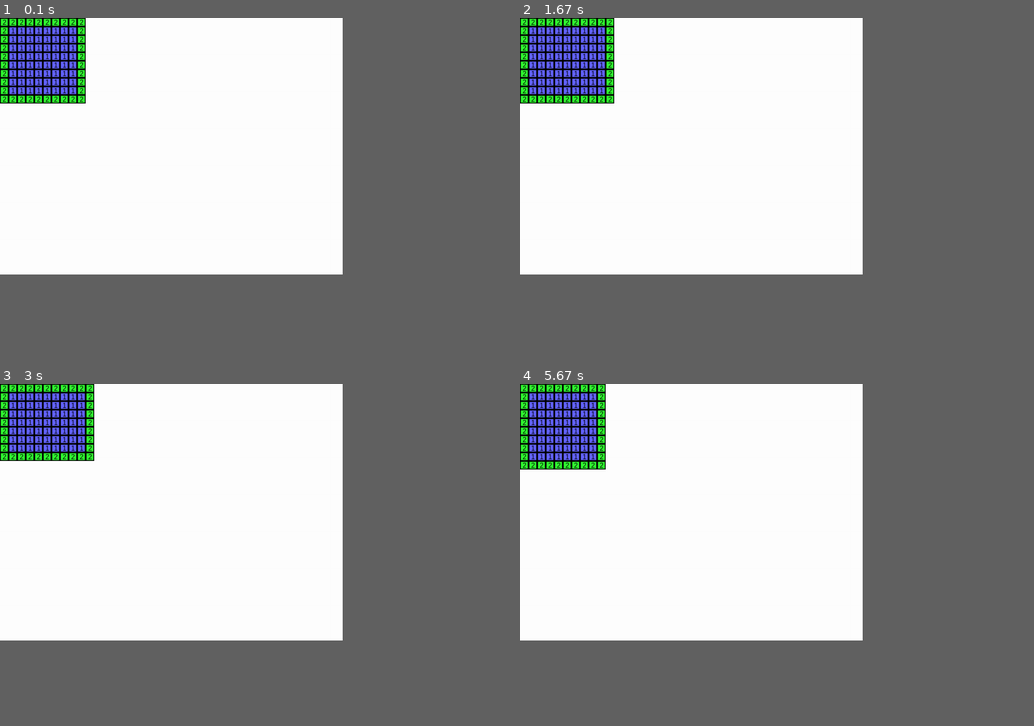
Above: before the commit, frames 1-4 (two rows, left to right).
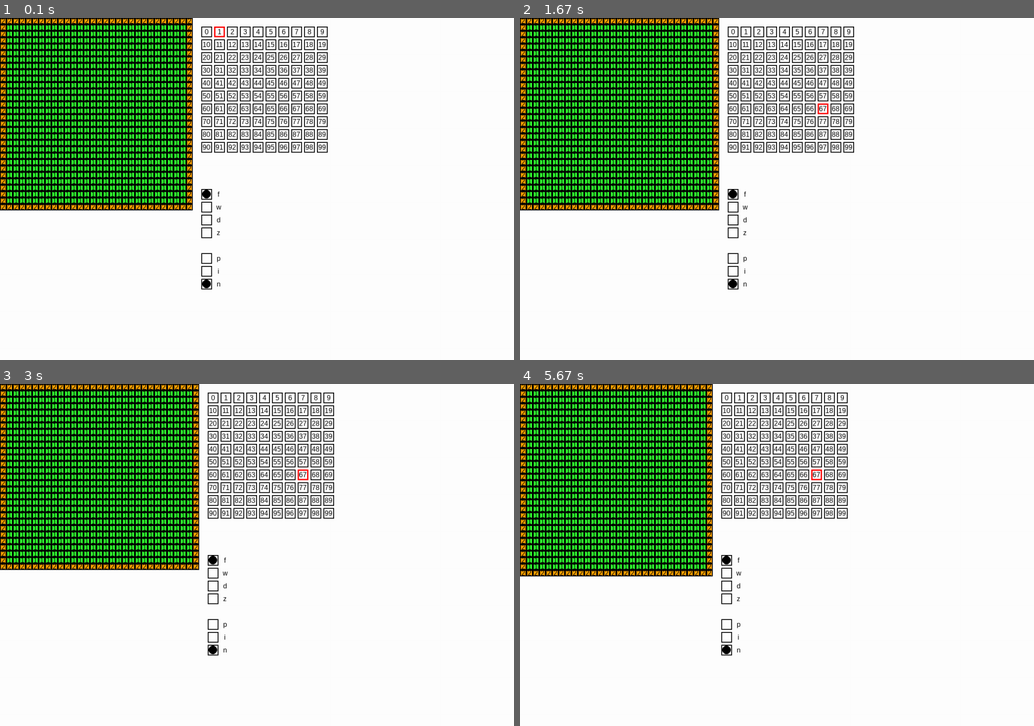
Above: after the commit, the same moments.

Repository: LWhite200/pygames
Game: pygame game, started from Isometric/grid Maker/gridMaker.py
The game is run twice, just before and just after one commit, with the same random seed, the same clock (stepped at 60 frames per second) and the same inputs.
Inputs (mouse positions are in pixels of both pictures, inside the frame that each line leads up to):
- Up to frame 1 (0.1 s): no input
- Up to frame 2 (1.67 s): press the mouse at (617, 113) at 0.37 s; move the mouse to (720, 110) at 0.47 s; release the mouse at (823, 106) at 0.6 s; tap S at 0.67 s; press the mouse at (617, 113) at 1.03 s; move the mouse to (607, 199) at 1.13 s; release the mouse at (597, 288) at 1.27 s; hold Right from 1.33 s (still down)
- Up to frame 3 (3 s): release Right at 1.8 s; hold Up 1.83-2.13 s; hold Right 2.17-2.63 s; hold Left from 2.67 s (still down)
- Up to frame 4 (5.67 s): release Left at 3.2 s; hold Down 3.23-3.53 s; hold Left 3.57-3.97 s; hold Up 4-4.37 s; hold Right 4.4-5.03 s; hold Down 5.07-5.43 s; hold Left from 5.47 s (still down)
In our replay, the window is 600x450 before the commit and 900x600 after it. These sizes can differ from the game's own. Grey fills any space a smaller window leaves; there, only what the larger window draws over its background counts as a difference.

The runs differ from the first frame. In frame 1, 25% of the frame differs, in the area x 0-64%, y 0-80%; in frame 2, 26%, in the area x 0-65%, y 0-80%; in frame 3, 25%; in frame 4, 25%.

Commit message:
Add files via upload

Diff:
--- a/Isometric/grid Maker/gridMaker.py
+++ b/Isometric/grid Maker/gridMaker.py
@@ -2,182 +2,292 @@
 import sys
 import tkinter as tk
 from tkinter import simpledialog
+import time
 
 # Initialize Pygame
 pygame.init()
 
 # Screen dimensions
-SCREEN_WIDTH, SCREEN_HEIGHT = 800, 600
+SCREEN_WIDTH, SCREEN_HEIGHT = 1200, 800
 screen = pygame.display.set_mode((SCREEN_WIDTH, SCREEN_HEIGHT))
 pygame.display.set_caption("Tile Grid Interaction")
 
 # Colors
 WHITE = (255, 255, 255)
 BLACK = (0, 0, 0)
-TILE_COLORS = [(200, 200, 200), (100, 100, 255), (50, 255, 50), (255, 100, 100)]
+GREEN = (50, 255, 50)  # f
+ORANGE = (255, 165, 0)  # w
+GRAY = (200, 200, 200)  # d
+RED = (255, 100, 100)  # z
 
 # Font for rendering numbers
 pygame.font.init()
 FONT = pygame.font.SysFont("Arial", 16)
 
-TILE_SIZE = 20
-GRID_WIDTH, GRID_HEIGHT = 10, 10
+TILE_SIZE = 15
+GRID_WIDTH, GRID_HEIGHT = 30, 30
 
 numWarps = 0  # Amount of "11 divisible"
 
+# Initialize selected tile, option, and object type
+selected_tile = 1  # Default selected tile
+selected_option = 'f'  # Default selected option
+selected_object = 'n'  # Default object type (none)
+
 def initialize_grid():
-    grid = [[1 for _ in range(GRID_HEIGHT)] for _ in range(GRID_WIDTH)]
+    """Initialize the grid with 'f' for 1 and 'w' for 2, and no objects."""
+    grid = [[{"tile": f"1f", "object": "n", "metadata": None} for _ in range(GRID_HEIGHT)] for _ in range(GRID_WIDTH)]
     for x in range(GRID_WIDTH):
         for y in range(GRID_HEIGHT):
             if x == 0 or x == GRID_WIDTH - 1 or y == 0 or y == GRID_HEIGHT - 1:
-                grid[x][y] = 2
+                grid[x][y]["tile"] = f"2w"  # Border tiles are 'w'
     return grid
 
 grid = initialize_grid()
 
-def getTextUser():
+def get_area_name():
+    """Prompts the user for the area name."""
     root = tk.Tk()
-    root.withdraw()  # Hide the root window
-
-    # Get the filename from the user
-    filename = simpledialog.askstring("Input", "Enter the filename to save the grid:", parent=root)
-
-    if filename is None:  # User canceled the input
-        return None
-
-    # Initialize the result list
-    res = [filename, ""]
-
-    # Construct the Areas string
-    res[1] = f"Areas.append(Area(\"{filename}\", ["
-
-    for i in range(1, numWarps + 1):
-        ii = i * 11
-        part1 = simpledialog.askstring("Input", f"What Place Does Warp {ii} go to:", parent=root)
-        part2 = simpledialog.askstring("Input", f"Which Warp Zone of {part1}:", parent=root)
-
-        if part1 is None or part2 is None:  # User canceled the input
-            return None
-
-        res[1] += f"({ii}, (\"{part1}\", {part2}))"
-        if i < numWarps:
-            res[1] += ", "
-
-    res[1] += "]))"
-
+    root.withdraw()
+    area_name = simpledialog.askstring("Input", "Enter the area name:", parent=root)
     root.destroy()
-    return res
+    return area_name
 
 def save_grid_to_file():
-    userText = getTextUser()
-
-    if userText is None:  # Check if the user canceled the input
+    """Saves the grid to a file with the specified area name."""
+    area_name = get_area_name()
+    if area_name is None:  # User canceled the input
         print("Save canceled.")
         return
 
-    filename = userText[0] + ".txt"
-
-    warps = []
-    for x in range(GRID_WIDTH):
-        for y in range(GRID_HEIGHT):
-            if grid[x][y] >= 11 and grid[x][y] <= 99 and grid[x][y] % 11 == 0:
-                warps.append((x, y, grid[x][y]))
+    filename = f"{area_name}.txt"
 
     try:
         with open(filename, 'w') as f:
             for y in range(GRID_HEIGHT):
-                row = [str(grid[x][y]) for x in range(GRID_WIDTH)]
+                row = []
+                for x in range(GRID_WIDTH):
+                    tile_data = grid[x][y]
+                    tile_number = tile_data["tile"][:-1]  # Remove the option character
+                    tile_option = tile_data["tile"][-1]  # Get the option character (f, w, d, z)
+                    object_data = tile_data["object"]
+                    metadata = tile_data["metadata"]
+
+                    # Format the object field
+                    if tile_option == 'd':
+                        door_id = metadata["door_id"]
+                        place = metadata["place"]
+                        place_door_id = metadata["place_door_id"]
+                        object_str = f"{{d,{door_id},{place},{place_door_id}}}"
+                    elif object_data == 'n':
+                        object_str = "{n}"
+                    elif object_data == 'p':
+                        person_id = metadata["person_id"]
+                        direction = metadata["direction"]
+                        object_str = f"{{p,{person_id},{direction}}}"
+                    elif object_data == 'i':
+                        item_id = metadata["item_id"]
+                        num_items = metadata["num_items"]
+                        object_str = f"{{i,{item_id},{num_items}}}"
+
+                    # Save the tile in the format [tile number],[f,w,z,d],[{object}]
+                    row.append(f"{tile_number},{tile_option},{object_str}")
                 f.write(" ".join(row) + "\n")
-
-            if warps:
-                f.write("\n" + userText[1] + "\n")
 
         print(f"Grid saved to {filename}")
     except IOError as e:
         print(f"Error saving file: {e}")
+
+def get_tile_color(tile_value):
+    """Returns the color based on the tile's option (f, w, d, z)."""
+    if isinstance(tile_value, str):
+        option = tile_value[-1]  # Get the last character (f, w, d, z)
+        if option == 'f':
+            return GREEN
+        elif option == 'w':
+            return ORANGE
+        elif option == 'd':
+            return GRAY
+        elif option == 'z':
+            return RED
+    return WHITE  # Default color
 
 def draw_grid():
     for x in range(GRID_WIDTH):
         for y in range(GRID_HEIGHT):
             # Draw the tile background
-            tile_color = TILE_COLORS[grid[x][y] % len(TILE_COLORS)]
+            tile_data = grid[x][y]
+            tile_color = get_tile_color(tile_data["tile"])
             pygame.draw.rect(screen, tile_color, (x * TILE_SIZE, y * TILE_SIZE, TILE_SIZE, TILE_SIZE))
             pygame.draw.rect(screen, BLACK, (x * TILE_SIZE, y * TILE_SIZE, TILE_SIZE, TILE_SIZE), 2)
 
             # Draw the number on the tile
-            number = grid[x][y]
-            if number >= 11 and number <= 99 and number % 11 == 0:
-                text_surface = FONT.render(str(number), True, BLACK)
+            if isinstance(tile_data["tile"], str):
+                number = tile_data["tile"][:-1]  # Remove the option character
             else:
-                text_surface = FONT.render(str(number % 12), True, BLACK)
+                number = str(tile_data["tile"])
+            text_surface = FONT.render(number, True, BLACK)
             text_rect = text_surface.get_rect(center=(x * TILE_SIZE + TILE_SIZE // 2, y * TILE_SIZE + TILE_SIZE // 2))
             screen.blit(text_surface, text_rect)
 
+            # Draw the object (if any)
+            if tile_data["object"] == 'p':  # Person (white circle)
+                pygame.draw.circle(screen, WHITE, (x * TILE_SIZE + TILE_SIZE // 2, y * TILE_SIZE + TILE_SIZE // 2), TILE_SIZE // 3)
+            elif tile_data["object"] == 'i':  # Item (black circle)
+                pygame.draw.circle(screen, BLACK, (x * TILE_SIZE + TILE_SIZE // 2, y * TILE_SIZE + TILE_SIZE // 2), TILE_SIZE // 3)
+
+def draw_tile_panel():
+    panel_x = GRID_WIDTH * TILE_SIZE + 20
+    panel_y = 20
+    for i in range(100):
+        tile_x = panel_x + (i % 10) * 30
+        tile_y = panel_y + (i // 10) * 30
+        pygame.draw.rect(screen, WHITE, (tile_x, tile_y, 25, 25))
+        pygame.draw.rect(screen, BLACK, (tile_x, tile_y, 25, 25), 2)
+        text_surface = FONT.render(str(i), True, BLACK)
+        text_rect = text_surface.get_rect(center=(tile_x + 12, tile_y + 12))
+        screen.blit(text_surface, text_rect)
+        if i == selected_tile:
+            pygame.draw.rect(screen, (255, 0, 0), (tile_x, tile_y, 25, 25), 3)  # Highlight selected tile
+
+def draw_radio_buttons():
+    # Tile options (f, w, d, z)
+    options = ['f', 'w', 'd', 'z']
+    panel_x = GRID_WIDTH * TILE_SIZE + 20
+    panel_y = 400
+    for i, option in enumerate(options):
+        option_x = panel_x
+        option_y = panel_y + i * 30
+        pygame.draw.rect(screen, WHITE, (option_x, option_y, 25, 25))
+        pygame.draw.rect(screen, BLACK, (option_x, option_y, 25, 25), 2)
+        if option == selected_option:
+            pygame.draw.circle(screen, BLACK, (option_x + 12, option_y + 12), 10)
+        text_surface = FONT.render(option, True, BLACK)
+        text_rect = text_surface.get_rect(center=(option_x + 40, option_y + 12))
+        screen.blit(text_surface, text_rect)
+
+    # Object options (p, i, n)
+    object_options = ['p', 'i', 'n']
+    panel_y = 550
+    for i, option in enumerate(object_options):
+        option_x = panel_x
+        option_y = panel_y + i * 30
+        pygame.draw.rect(screen, WHITE, (option_x, option_y, 25, 25))
+        pygame.draw.rect(screen, BLACK, (option_x, option_y, 25, 25), 2)
+        if option == selected_object:
+            pygame.draw.circle(screen, BLACK, (option_x + 12, option_y + 12), 10)
+        text_surface = FONT.render(option, True, BLACK)
+        text_rect = text_surface.get_rect(center=(option_x + 40, option_y + 12))
+        screen.blit(text_surface, text_rect)
+
+def prompt_door_info():
+    """Prompts the user for door information."""
+    root = tk.Tk()
+    root.withdraw()
+    door_id = simpledialog.askstring("Input", "Enter Door ID:", parent=root)
+    place = simpledialog.askstring("Input", "Enter PLACE:", parent=root)
+    place_door_id = simpledialog.askstring("Input", "Enter PLACE DOOR ID:", parent=root)
+    root.destroy()
+    return {"door_id": door_id, "place": place, "place_door_id": place_door_id}
+
+def prompt_item_info():
+    """Prompts the user for item information."""
+    root = tk.Tk()
+    root.withdraw()
+    item_id = simpledialog.askstring("Input", "Enter ITEM ID:", parent=root)
+    num_items = simpledialog.askstring("Input", "Enter NUMBER OF ITEMS:", parent=root)
+    root.destroy()
+    return {"item_id": item_id, "num_items": num_items}
+
+def prompt_person_info():
+    """Prompts the user for person information."""
+    root = tk.Tk()
+    root.withdraw()
+    person_id = simpledialog.askstring("Input", "Enter PERSON ID:", parent=root)
+    direction = simpledialog.askstring("Input", "Enter DIRECTION (L, R, U, D):", parent=root)
+    root.destroy()
+    return {"person_id": person_id, "direction": direction}
+
+# Add this variable to track the last click time
+last_click_time = 0
+CLICK_COOLDOWN = 0.2  # Minimum time in seconds between two consecutive clicks (200ms)
+
 def handle_mouse_click(processed_tiles):
-    global numWarps
+    global numWarps, selected_tile, selected_option, selected_object, last_click_time
+    current_time = time.time()
+
+    # Check if enough time has passed since the last click
+    if current_time - last_click_time < CLICK_COOLDOWN:
+        print("Click ignored due to cooldown.")
+        return  # Ignore this click if it happens too soon after the last one
+
+    last_click_time = current_time  # Update the last click time
+
     mouse_x, mouse_y = pygame.mouse.get_pos()
-    grid_x = mouse_x // TILE_SIZE
-    grid_y = mouse_y // TILE_SIZE
-
-    if 0 <= grid_x < GRID_WIDTH and 0 <= grid_y < GRID_HEIGHT:
+    print(f"Mouse clicked at: {mouse_x}, {mouse_y}")
+
+    # Check if the click is on the main grid
+    if 0 <= mouse_x < GRID_WIDTH * TILE_SIZE and 0 <= mouse_y < GRID_HEIGHT * TILE_SIZE:
+        grid_x = mouse_x // TILE_SIZE
+        grid_y = mouse_y // TILE_SIZE
+        print(f"Clicked on grid tile: {grid_x}, {grid_y}")
+
+        # If this tile has already been processed in this drag, skip it
         if (grid_x, grid_y) in processed_tiles:
+            print(f"Tile ({grid_x}, {grid_y}) has already been processed, skipping.")
             return  # Skip if this tile has already been processed during this drag
 
-        current_value = grid[grid_x][grid_y]
-
-        # Case 1: If the value is divisible by 11 (11, 22, 33,...), reset it to 0
-        if current_value % 11 == 0 and current_value != 0:
-            numWarps -= 1
-            grid[grid_x][grid_y] = 1 if not (grid_x == 0 or grid_x == GRID_WIDTH - 1 or grid_y == 0 or grid_y == GRID_HEIGHT - 1) else 2
-
-        # Case 2: If the value is less than 11, increment it
-        elif current_value < 11:
-            grid[grid_x][grid_y] += 1
-
-            if grid[grid_x][grid_y] == 11:
-                numWarps += 1
-                grid[grid_x][grid_y] *= numWarps
-
-        # Case 3: If the value is 0, and we want to set a new divisible by 11 number
-        elif current_value == 0:
-            # Find the first available divisible by 11 number (11, 22, 33, ..., 99)
-            for num in range(11, 100, 11):
-                if not any(num == grid[x][y] for x in range(GRID_WIDTH) for y in range(GRID_HEIGHT)):
-                    grid[grid_x][grid_y] = num
-                    break
-
-        # Mark this tile as processed
+        # Check for invalid combinations
+        if (selected_option == 'd' and grid[grid_x][grid_y]["object"] != 'n') or \
+           (selected_object != 'n' and grid[grid_x][grid_y]["tile"][-1] == 'd'):
+            print(f"Invalid tile combination at ({grid_x}, {grid_y}), skipping.")
+            return  # Cannot place a door on an object or an object on a door
+
+        # Update the tile value and object
+        grid[grid_x][grid_y]["tile"] = f"{selected_tile}{selected_option}"
+        grid[grid_x][grid_y]["object"] = selected_object
+
+        # Prevent prompting for the same tile multiple times by checking if metadata is set
+        if selected_option == 'd' and grid[grid_x][grid_y]["metadata"] is None:
+            print(f"Prompting for door info at ({grid_x}, {grid_y})")
+            grid[grid_x][grid_y]["metadata"] = prompt_door_info()  # Prompt once for door info
+        elif selected_object == 'i' and grid[grid_x][grid_y]["metadata"] is None:
+            print(f"Prompting for item info at ({grid_x}, {grid_y})")
+            grid[grid_x][grid_y]["metadata"] = prompt_item_info()  # Prompt once for item info
+        elif selected_object == 'p' and grid[grid_x][grid_y]["metadata"] is None:
+            print(f"Prompting for person info at ({grid_x}, {grid_y})")
+            grid[grid_x][grid_y]["metadata"] = prompt_person_info()  # Prompt once for person info
+
+        # Mark this tile as processed for the current drag to avoid re-triggering the prompt
         processed_tiles.add((grid_x, grid_y))
-
-def makeWarp():
-    global numWarps
-    mouse_x, mouse_y = pygame.mouse.get_pos()
-    grid_x = mouse_x // TILE_SIZE
-    grid_y = mouse_y // TILE_SIZE
-
-    if 0 <= grid_x < GRID_WIDTH and 0 <= grid_y < GRID_HEIGHT:
-        current_value = grid[grid_x][grid_y]
-        if current_value == 0:
-            grid[grid_x][grid_y] = 6
-        elif current_value == 6:
-            grid[grid_x][grid_y] = 11
-            numWarps += 1
-            grid[grid_x][grid_y] *= numWarps
-        else:
-            if current_value % 11 == 0:
-                numWarps -= 1
-            grid[grid_x][grid_y] = 0
-
-def renumber_warps():
-    warps = []
-    for x in range(GRID_WIDTH):
-        for y in range(GRID_HEIGHT):
-            if grid[x][y] >= 11 and grid[x][y] <= 99 and grid[x][y] % 11 == 0:
-                warps.append((x, y, grid[x][y]))
-
-    warps.sort(key=lambda w: w[2])  # Sort by warp number
-    for i, (x, y, _) in enumerate(warps):
-        grid[x][y] = 11 * (i + 1)  # Renumber warps sequentially
+        print(f"Tile ({grid_x}, {grid_y}) added to processed_tiles.")
+
+    # Check if the click is on the tile panel (the tile selection part of the UI)
+    elif GRID_WIDTH * TILE_SIZE + 20 <= mouse_x <= GRID_WIDTH * TILE_SIZE + 320 and 20 <= mouse_y <= 320:
+        tile_x = (mouse_x - (GRID_WIDTH * TILE_SIZE + 20)) // 30
+        tile_y = (mouse_y - 20) // 30
+        selected_tile = tile_y * 10 + tile_x  # Update selected tile
+        print(f"Selected tile updated to: {selected_tile}")
+
+    # Check if the click is on the tile options radio buttons
+    elif GRID_WIDTH * TILE_SIZE + 20 <= mouse_x <= GRID_WIDTH * TILE_SIZE + 70 and 400 <= mouse_y <= 520:
+        option_index = (mouse_y - 400) // 30
+        options = ['f', 'w', 'd', 'z']
+        if 0 <= option_index < len(options):
+            selected_option = options[option_index]
+            print(f"Selected option updated to: {selected_option}")
+            if selected_option == 'd':
+                selected_object = 'n'  # Lock object to 'n' when 'd' is selected
+
+    # Check if the click is on the object options radio buttons
+    elif GRID_WIDTH * TILE_SIZE + 20 <= mouse_x <= GRID_WIDTH * TILE_SIZE + 70 and 550 <= mouse_y <= 640:
+        if selected_option != 'd':  # Only allow object selection if 'd' is not selected
+            option_index = (mouse_y - 550) // 30
+            object_options = ['p', 'i', 'n']
+            if 0 <= option_index < len(object_options):
+                selected_object = object_options[option_index]
+                print(f"Selected object updated to: {selected_object}")
+
 
 def main():
     global GRID_WIDTH, GRID_HEIGHT, grid
@@ -197,8 +307,6 @@
                     mouse_dragging = True
                     processed_tiles.clear()  # Reset processed tiles at the start of a new drag
                     handle_mouse_click(processed_tiles)
-                elif event.button == 3:  # Right click
-                    makeWarp()
 
             if event.type == pygame.MOUSEBUTTONUP:
                 if event.button == 1:  # Left button released
@@ -229,6 +337,8 @@
         screen.fill(WHITE)
 
         draw_grid()
+        draw_tile_panel()
+        draw_radio_buttons()
 
         pygame.display.flip()
 
